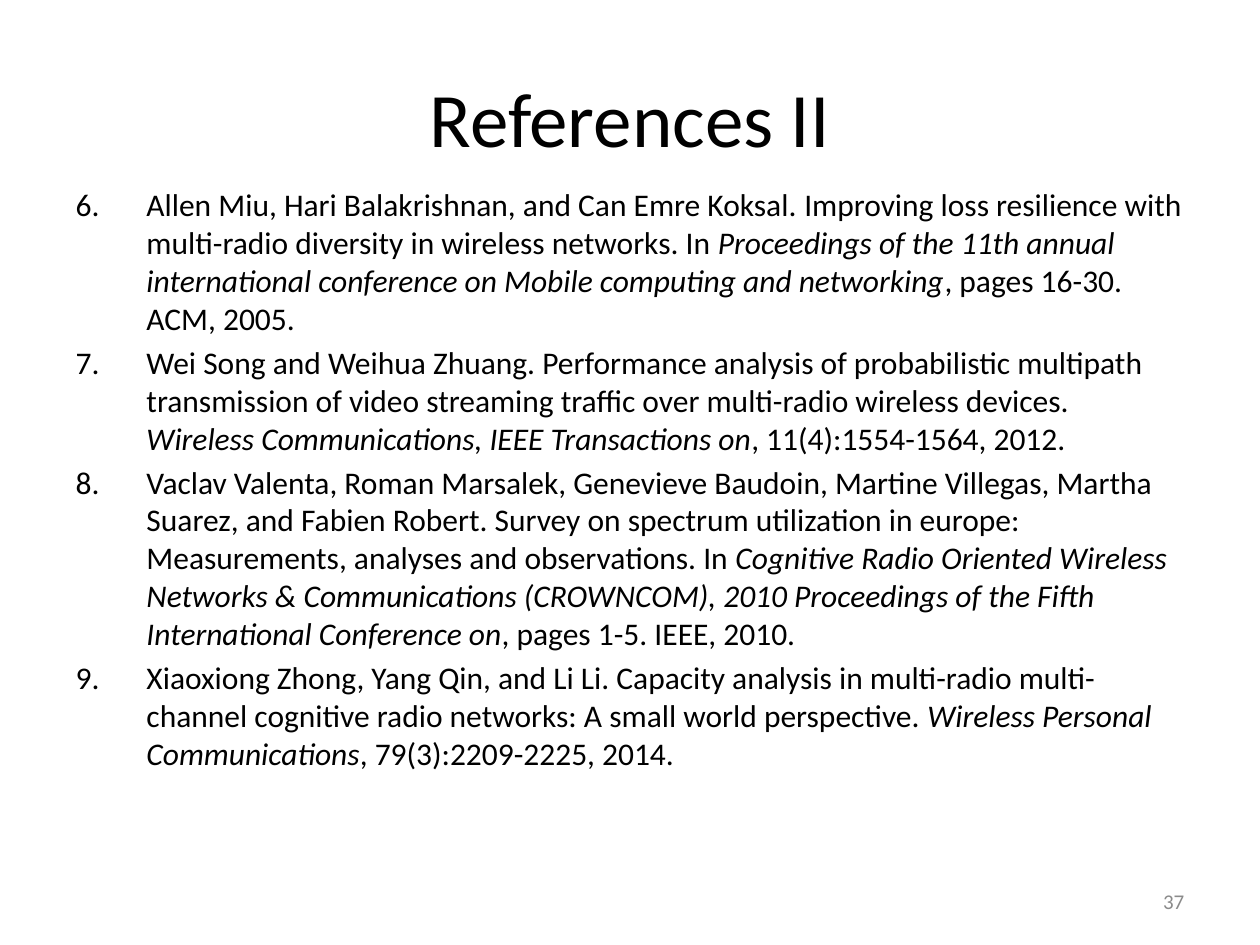
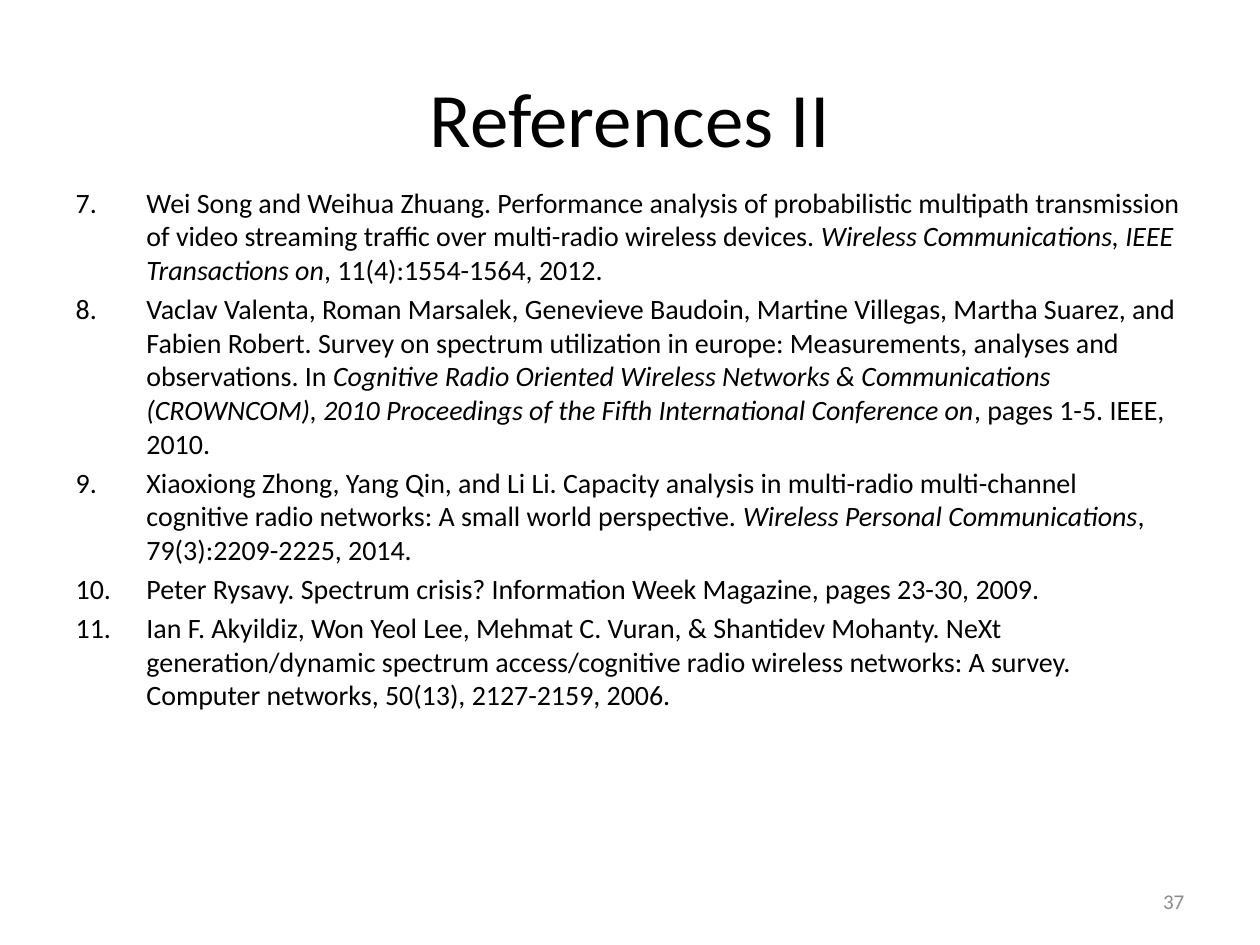
Before and after one commit to takhandipu/MSThesisPresentation, a slide deck: slide 37 of draft.pptx. Drawn at 1260x945 pixels with LibreOffice and Linux fonts; fonts in the diff are those of the drawing. Boxes give left, top, right and bottom in pixels: in the first picture for what was removed or moved away, otherwise in the second. Text is boxed around its words. In the diff, an @@ line names an element or a change of style, - is before the commit and + after.

```diff
--- a/draft.pptx
+++ b/draft.pptx
@@ text at <box>146,194,1182,334</box>: paragraph removed @@
-6. Allen Miu, Hari Balakrishnan, and Can Emre Koksal. Improving loss resilience with multi-radio diversity in wireless networks. In Proceedings of the 11th annual international conference on Mobile computing and networking, pages 16-30. ACM, 2005.
@@ text at <box>146,193,1179,564</box>: size 18 to 16 pt in "Wei Song and Weihua Zhuang. Performance analysis ...", "Vaclav Valenta, Roman Marsalek, Genevieve Baudoin, Martine ...", "Xiaoxiong Zhong, Yang Qin, and Li Li. ..." @@
@@ text at <box>146,579,1070,710</box>: paragraphs added @@
+10. Peter Rysavy. Spectrum crisis? Information Week Magazine, pages 23-30, 2009.
+11. Ian F. Akyildiz, Won Yeol Lee, Mehmat C. Vuran, & Shantidev Mohanty. NeXt generation/dynamic spectrum access/cognitive radio wireless networks: A survey. Computer networks, 50(13), 2127-2159, 2006.
```
Also in this commit, not shown: 5 other slides changed.
